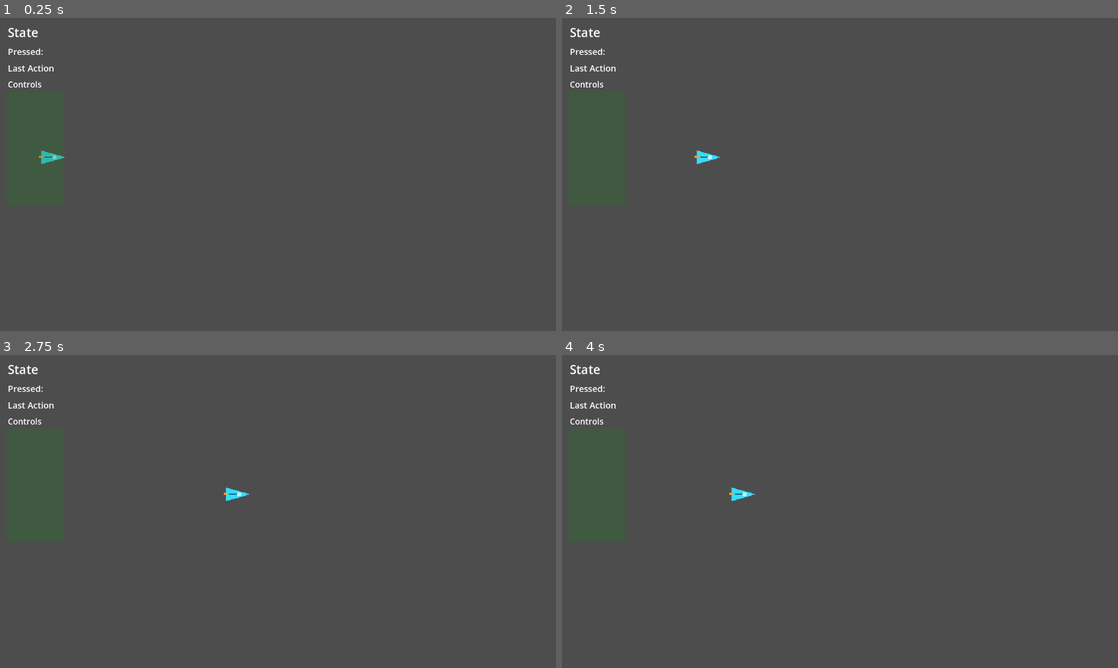
Above: before the commit, frames 1-4 (two rows, left to right).
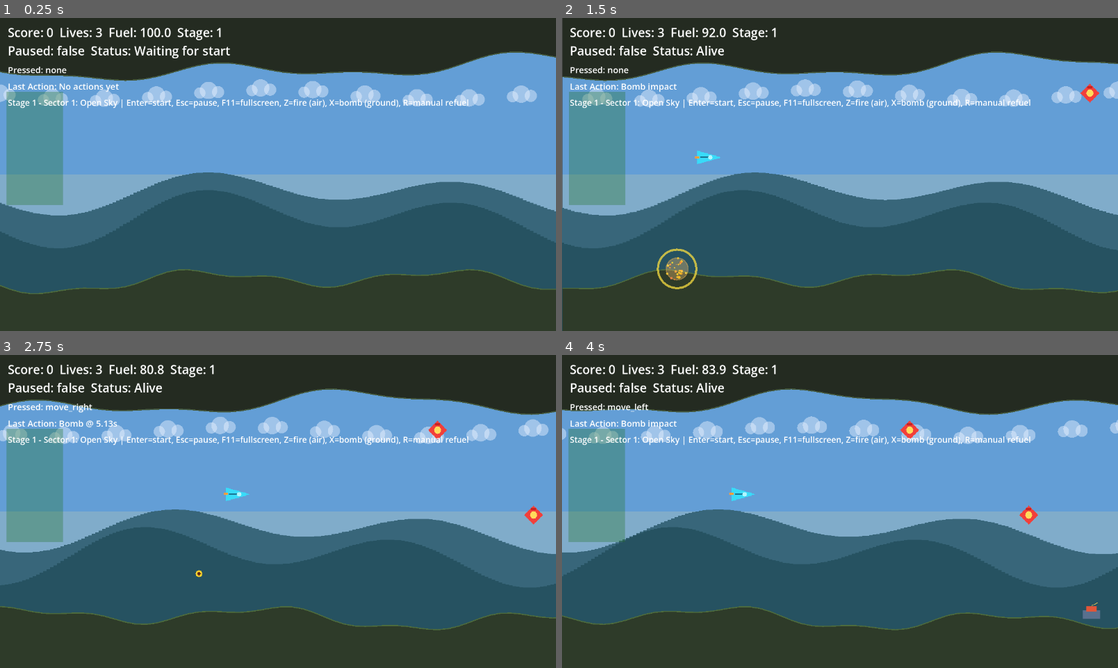
Above: after the commit, the same moments.

Repository: cbremer/starkiller-space-game
Game: Godot game, scene res://scenes/Main.tscn
The game is run twice, just before and just after one commit, with the same random seed, the same clock (stepped at 60 frames per second) and the same inputs.
Inputs (mouse positions are in pixels of both pictures, inside the frame that each line leads up to):
- Up to frame 1 (0.25 s): no input
- Up to frame 2 (1.5 s): tap Enter (start) at 0.5, 0.8 s; move the mouse to (962, 158) at 0.52 s; hold Right (move_right) 0.53-1.25 s; tap X (bomb) at 0.6 s; click (962, 158) at 0.67 s; tap Space at 0.77 s; drag from (728, 190) to (812, 237) at 1.27 s
- Up to frame 3 (2.75 s): move the mouse to (333, 442) at 2.02 s; hold Right (move_right) from 2.03 s (still down); tap X (bomb) at 2.1 s; tap Enter (start) at 2.3 s
- Up to frame 4 (4 s): release Right (move_right) at 2.75 s; drag from (812, 574) to (673, 464) at 2.77 s; move the mouse to (1006, 558) at 3.52 s; hold Left (move_left) from 3.53 s (still down); hold R (refuel) from 3.53 s (still down); tap Space at 3.77 s; tap Enter (start) at 3.8 s

The runs differ from the first frame. In frame 1, 99% of the frame differs, in the area x 0-100%, y 0-100%; in frame 2, 99%; in frame 3, 99%; in frame 4, 99%.
Error before the commit: Parse Error: Cannot infer the type of "pause_visible" variable because the value doesn't have a set type. (res://scripts/main.gd:730)

Commit message:
Fix load/input regressions, clean smoke test lifecycle, and sync docs

Diff:
--- a/scripts/main.gd
+++ b/scripts/main.gd
@@ -129,11 +129,6 @@
 		_consume_input_event()
 		return
 
-	if event.keycode == KEY_F11:
-		_toggle_fullscreen()
-		_consume_input_event()
-		return
-
 	if not game_state.run_started or not game_state.is_paused:
 		return
 
@@ -727,7 +722,7 @@
 	_update_pause_menu()
 
 func _set_pause_ui_visibility() -> void:
-	var pause_visible := game_state.run_started and game_state.is_paused
+	var pause_visible: bool = game_state.run_started and game_state.is_paused
 	pause_menu.visible = pause_visible
 	remap_panel.visible = pause_visible and is_remap_menu_open
 
--- a/scripts/smoke_test.gd
+++ b/scripts/smoke_test.gd
@@ -80,6 +80,7 @@
 	var ground_laser_target = ENEMY_TARGET_SCRIPT.new()
 	if ground_laser_target == null or not ground_laser_target.has_method("apply_hit"):
 		failures.append("enemy_target.gd instance missing apply_hit.")
+		_free_node_if_needed(ground_laser_target)
 		return
 	ground_laser_target.target_type = "ground"
 	_assert(ground_laser_target.apply_hit("laser") == 0, "Ground target should ignore laser")
@@ -98,6 +99,10 @@
 	air_bomb_target.target_type = "air"
 	air_bomb_target.bomb_points = 95
 	_assert(air_bomb_target.apply_hit("bomb") == 95, "Air target should accept bomb hits")
+	_free_node_if_needed(ground_laser_target)
+	_free_node_if_needed(ground_bomb_target)
+	_free_node_if_needed(air_laser_target)
+	_free_node_if_needed(air_bomb_target)
 
 func _assert(condition: bool, message: String) -> void:
 	if not condition:
@@ -111,3 +116,7 @@
 		failures.append("Script failed to compile or instantiate: %s" % script_name)
 		return false
 	return true
+
+func _free_node_if_needed(instance: Variant) -> void:
+	if instance is Node:
+		(instance as Node).free()
Not shown, changed: docs/project-starkiller-prototype/2026-02-28-tasks-session-06-upscale-fidelity.md
Not shown, changed: docs/project-starkiller-prototype/README.md
